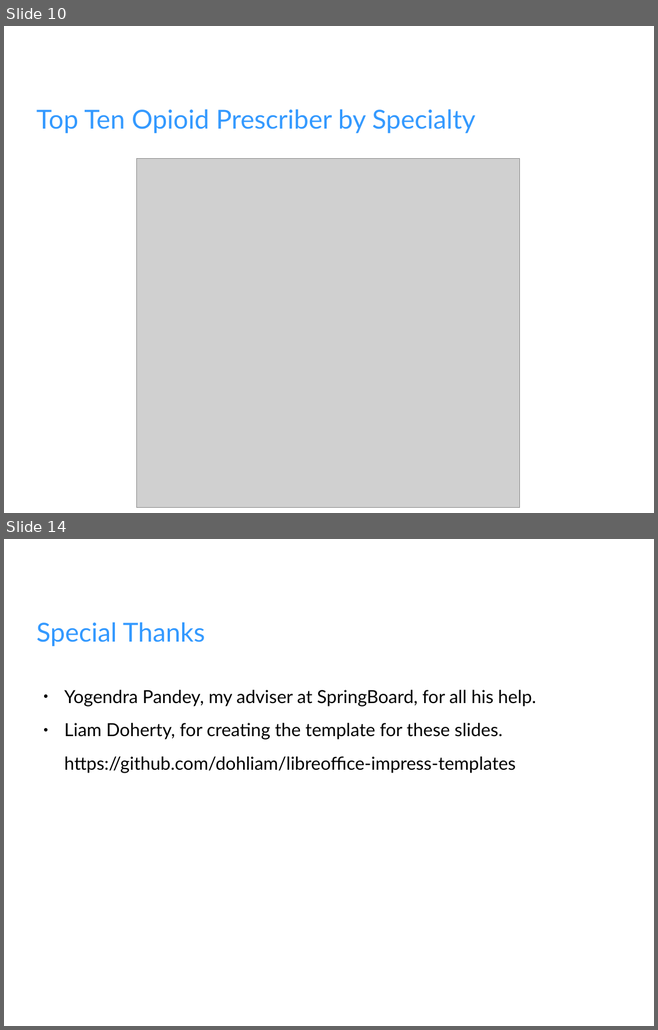
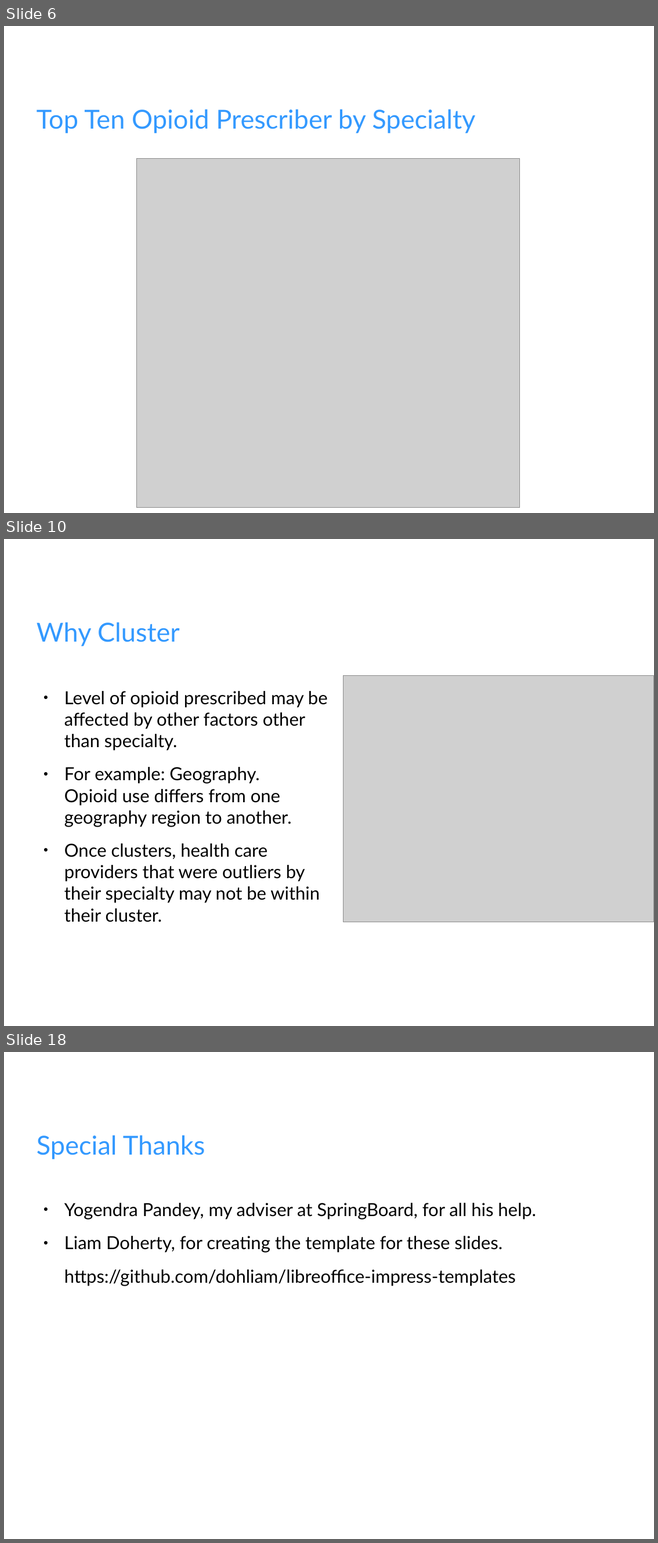
Before and after one commit to fullmetalchem15t/Springboard, a slide deck: opioid/Opoid_Slides.odp. Shown one above the other, each under a label of ours: slides 10 and 14 before the commit, slides 6, 10 and 18 after it; the slides between them are not shown. The pictures are 658x1030 and 658x1543 pixels, drawn with LibreOffice and Linux fonts; fonts in the diff are those of the drawing; grey boxes stand for pictures; background and template pictures are left out. Boxes give left, top, right and bottom in pixels: in the first picture for what was removed or moved away, otherwise in the second. Text is boxed around its words. In the diff, an @@ line names an element or a change of style, - is before the commit and + after.

Commit message:
Finished Opioid project

```diff
--- a/opioid/Opoid_Slides.odp
+++ b/opioid/Opoid_Slides.odp
@@ slide 10 added at (x1=4, y1=539, x2=654, y2=1026), background picture (left out) @@
@@ title added at (x1=36, y1=622, x2=180, y2=646), 32 pt, text #3399FF @@
+Why Cluster
@@ picture added at (x1=343, y1=676, x2=654, y2=922) @@
@@ text added at (x1=64, y1=691, x2=328, y2=922), 22 pt, text #000000 @@
+● Level of opioid prescribed may be affected by other factors other than specialty.
+● For example: Geography.
+  Opioid use differs from one geography region to another.
+● Once clusters, health care providers that were outliers by their specialty may not be within their cluster.
@@ what was slide 10 is now slide 6 @@
@@ what was slide 14 is now slide 18 @@
```
Also in this commit, not shown: 4 slides changed, 8 other slides added, 5 slides removed, 2 other files.
